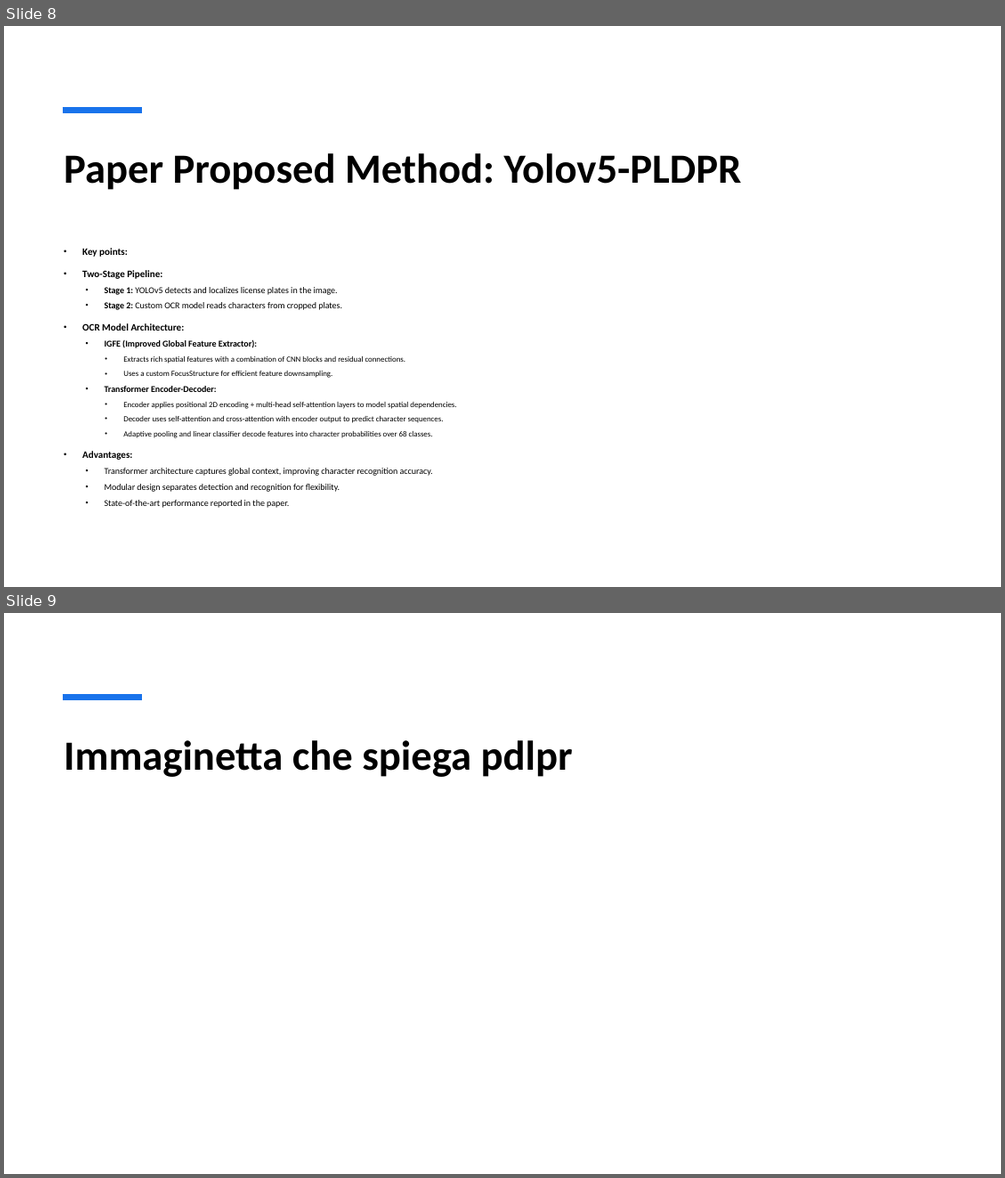
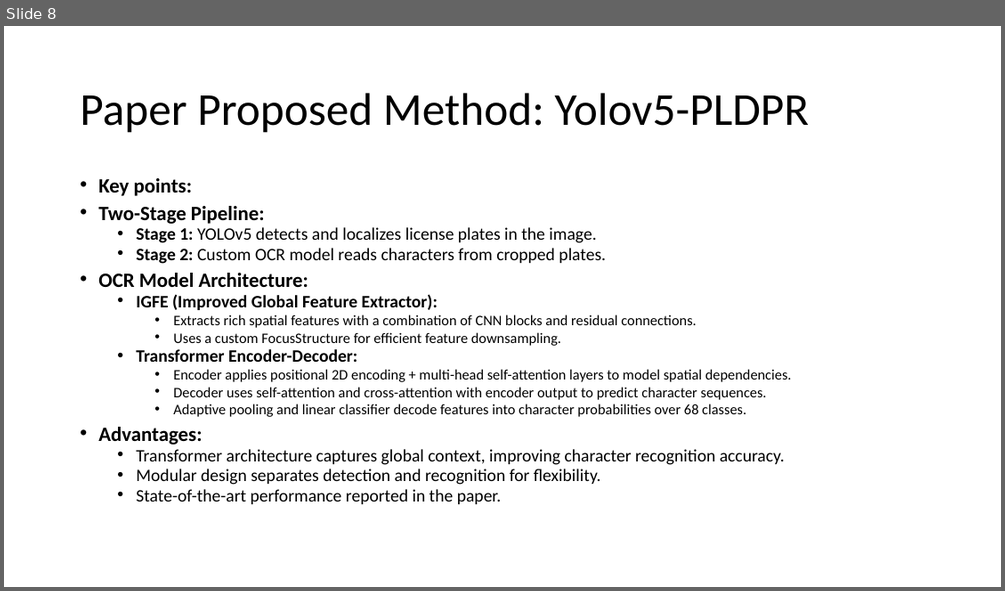
Before and after one commit to Obrigad0/Car-plate-Recognition-and-Reconstruction-with-DL, a slide deck: presentation.pptx. Shown one above the other, each under a label of ours: slides 8 and 9 before the commit, slide 8 after it. The pictures are 1005x1178 and 1005x591 pixels, drawn with LibreOffice and Linux fonts; fonts in the diff are those of the drawing. Boxes give left, top, right and bottom in pixels: in the first picture for what was removed or moved away, otherwise in the second. Text is boxed around its words. In the diff, an @@ line names an element or a change of style, - is before the commit and + after.

```diff
--- a/presentation.pptx
+++ b/presentation.pptx
@@ slide 9 removed at [4, 613, 1001, 1174], background #FFFFFF; not listed: 1 template element that a slide beside it also shows @@
@@ title removed at [64, 740, 573, 777] @@
-Immaginetta che spiega pdlpr
@@ slide 8 changed as well @@
@@ title "Paper Proposed Method: Yolov5-PLDPR": place and size @@
-title "Paper Proposed Method: Yolov5-PLDPR" at [64, 153, 742, 190]
+title "Paper Proposed Method: Yolov5-PLDPR" at [80, 93, 809, 133]
@@ title "Paper Proposed Method: Yolov5-PLDPR" at [80, 93, 809, 133]: size 40 to 44 pt, bold off; line spacing 1 to 0.9; vertical alignment top to middle @@
@@ line removed from (63, 111) to (142, 111) @@
@@ text "Key points:": place and size @@
-text "Key points:" at [82, 248, 456, 507]
+text "Key points:" at [98, 178, 792, 504]
@@ text "Key points:" at [98, 178, 792, 504]: size 9.5 to 19.6 pt in "Key points:", "Two-Stage Pipeline:", "OCR Model Architecture:", "Advantages:"; size 8.6 to 16.8 pt in "Stage 1: YOLOv5 detects and localizes license ...", "Stage 2: Custom OCR model reads characters ...", "IGFE (Improved Global Feature Extractor):", "Transformer Encoder-Decoder:" and 3 more places; size 7.6 to 14 pt in "Extracts rich spatial features with a combination ...", "Uses a custom FocusStructure for efficient feature ...", "Encoder applies positional 2D encoding + multi-head ...", "Decoder uses self-attention and cross-attention with encoder ..." and 1 more places; line spacing 1 to 0.7; indent changed @@
```
Also in this commit, not shown: 14 other slides changed, 2 slides added, 1 other slide removed.
